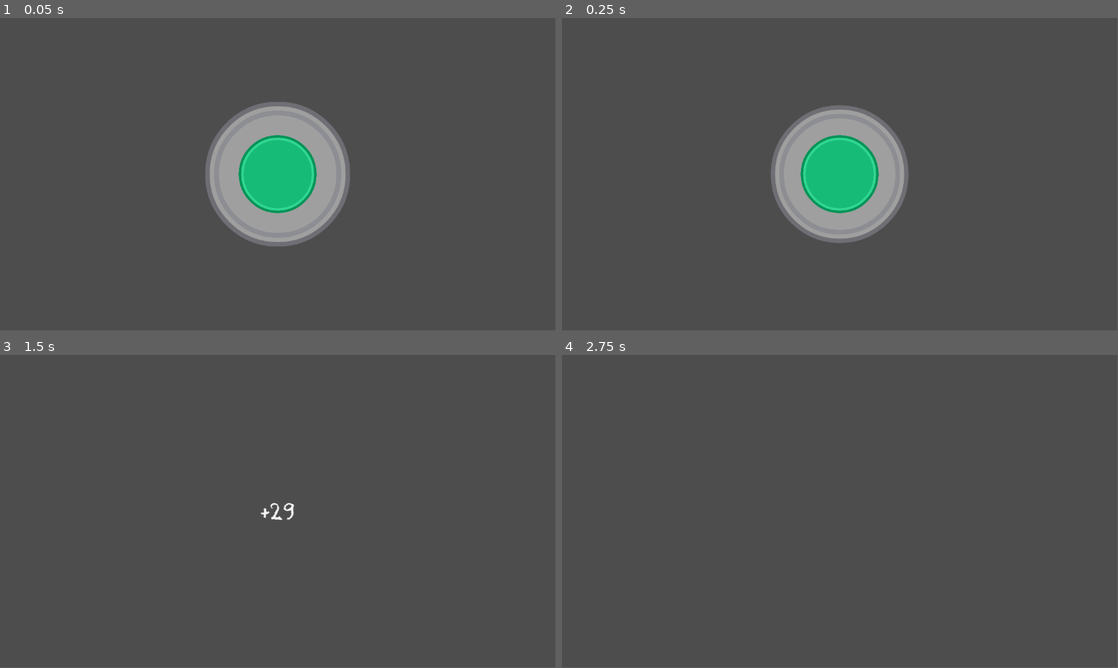
Above: before the commit, frames 1-4 (two rows, left to right).
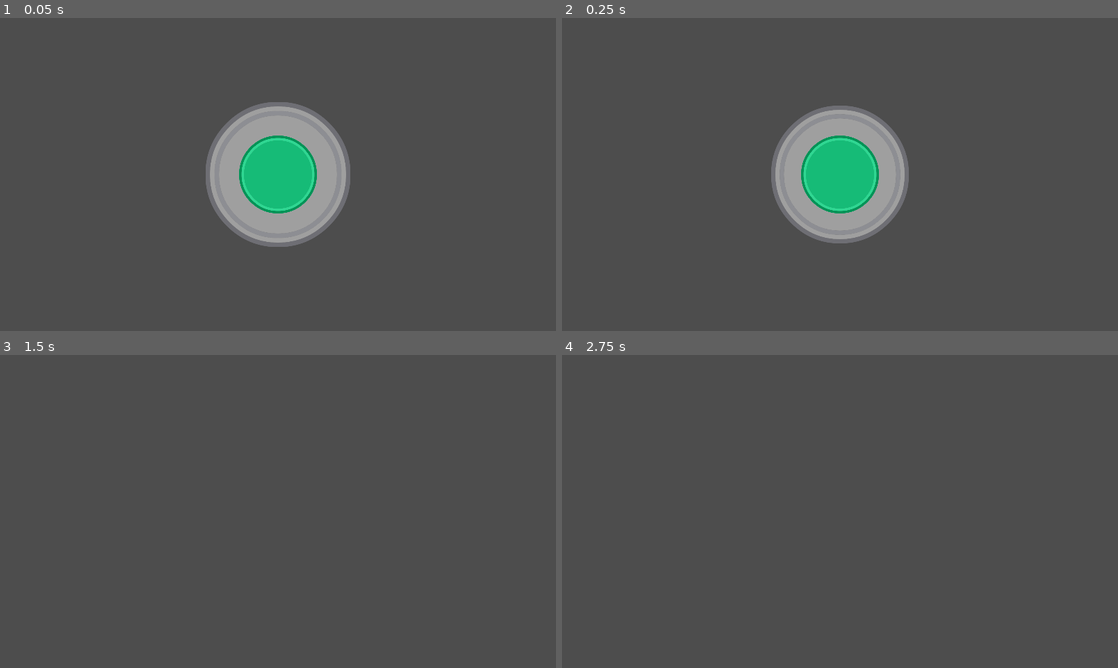
Above: after the commit, the same moments.

Repository: clarkm25/LonelyChildParkSimulator
Game: Godot game, scene res://scenes/components/quicktime_circle.tscn
Two runs of this game, one before a commit and one after it. Both use one fixed random seed, a clock stepped at 60 frames per second and the inputs below. This scene is started directly instead of the project's main scene.
Inputs (mouse positions are in pixels of both pictures, inside the frame that each line leads up to):
- Up to frame 1 (0.05 s): no input
- Up to frame 2 (0.25 s): no input
- Up to frame 3 (1.5 s): tap Enter (ui_accept) at 0.5, 0.77, 1.25 s; move the mouse to (400, 495) at 0.52 s; hold D (move_right) 0.53-1.28 s; hold Space (quicktime) 0.53-1.28 s; move the mouse to (166, 527) at 1.27 s; hold S (move_back) from 1.28 s (still down); click (166, 527) at 1.35 s
- Up to frame 4 (2.75 s): tap Enter (ui_accept) at 1.52, 2 s; tap Space (quicktime) at 1.55, 2.3 s; move the mouse to (895, 442) at 2.02 s; release S (move_back) at 2.03 s; hold D (move_right) from 2.03 s (still down); hold E (interact) from 2.03 s (still down)
In our replay, the window is 799x449 before the commit and 800x450 after it. These sizes can differ from the game's own. Grey fills any space a smaller window leaves; there, only what the larger window draws over its background counts as a difference.

The runs differ from the first frame. In frame 1, 0.3% of the frame differs, in the area x 37-63%, y 28-74%; in frame 2, 0.3%, in the area x 37-63%, y 29-72%; in frame 3, 0.1%; in frame 4, only the window size differs.
Error after the commit: Invalid access to property or key 'end' on a base object of type 'Window'. (res://scripts/components/ui/quicktime_circle.gd:14)

Commit message:
QTEs still not working, but getting really close.
computer's at 2% lol

Diff:
--- a/project.godot
+++ b/project.godot
@@ -15,6 +15,10 @@
 config/features=PackedStringArray("4.3", "Forward Plus")
 config/icon="res://icon.svg"
 
+[display]
+
+window/stretch/mode="canvas_items"
+
 [editor]
 
 naming/script_name_casing=2
@@ -26,6 +30,7 @@
 [global_group]
 
 player="Group for the player characterbody 3d"
+swing=""
 
 [input]
 
--- a/scenes/components/quicktime_circle.tscn
+++ b/scenes/components/quicktime_circle.tscn
@@ -82,6 +82,7 @@
 size_flags_horizontal = 4
 size_flags_vertical = 4
 script = ExtResource("1_r4k5d")
+speed = 3.0
 
 [node name="AnimationPlayer" type="AnimationPlayer" parent="."]
 root_node = NodePath("../Control")
@@ -135,4 +136,5 @@
 [node name="Timer" type="Timer" parent="."]
 one_shot = true
 
+[connection signal="visibility_changed" from="." to="." method="_on_visibility_changed"]
 [connection signal="timeout" from="Timer" to="." method="_on_timer_timeout"]
--- a/scenes/debug/lvl_debug.tscn
+++ b/scenes/debug/lvl_debug.tscn
@@ -42,10 +42,10 @@
 
 [sub_resource type="CapsuleShape3D" id="CapsuleShape3D_wyxm6"]
 
-[sub_resource type="CapsuleMesh" id="CapsuleMesh_4wag4"]
-
 [sub_resource type="BoxShape3D" id="BoxShape3D_fuvgw"]
 size = Vector3(0.01, 0.01, 1)
+
+[sub_resource type="CapsuleMesh" id="CapsuleMesh_4wag4"]
 
 [sub_resource type="Animation" id="Animation_jwo0j"]
 length = 0.001
@@ -119,9 +119,6 @@
 [node name="CollisionShape3D" type="CollisionShape3D" parent="Player"]
 shape = SubResource("CapsuleShape3D_wyxm6")
 
-[node name="MeshInstance3D" type="MeshInstance3D" parent="Player"]
-mesh = SubResource("CapsuleMesh_4wag4")
-
 [node name="Smoothing" type="Node3D" parent="Player"]
 transform = Transform3D(0.999999, 0.000802873, -0.000810099, -0.000802031, 0.999999, 0.00102896, 0.000810933, -0.00102831, 0.999999, 0, 0, 0)
 script = ExtResource("4_nddgh")
@@ -141,6 +138,11 @@
 [node name="CollisionShape3D" type="CollisionShape3D" parent="Player/Smoothing/Camera3D/SeatDetector"]
 shape = SubResource("BoxShape3D_fuvgw")
 
+[node name="MeshInstance3D" type="MeshInstance3D" parent="Player/Smoothing"]
+transform = Transform3D(1, -0.00080204, 0.000810925, 0.000802865, 0.999999, -0.00102831, -0.000810108, 0.00102896, 0.999999, 0, 0, 0)
+mesh = SubResource("CapsuleMesh_4wag4")
+skeleton = NodePath("../..")
+
 [node name="AnimationPlayer" type="AnimationPlayer" parent="Player"]
 libraries = {
 "": SubResource("AnimationLibrary_jfwwi")
--- /dev/null
+++ b/scenes/playground/swingset/qte.gd
@@ -0,0 +1,17 @@
+extends Node3D
+
+@onready var quicktime_circle = preload("res://scenes/components/quicktime_circle.tscn")
+var playing := false
+
+signal end(points)
+
+func play():
+	if !playing:
+		playing = true
+		var circle = quicktime_circle.instantiate()
+		add_child(circle)
+		Engine.time_scale = 0.2
+
+func stop():
+	if playing:
+		playing = false
--- a/scenes/playground/swingset/swings.tscn
+++ b/scenes/playground/swingset/swings.tscn
@@ -1,11 +1,11 @@
-[gd_scene load_steps=12 format=3 uid="uid://bdbf6a6rgn8uv"]
+[gd_scene load_steps=10 format=3 uid="uid://bdbf6a6rgn8uv"]
 
 [ext_resource type="ArrayMesh" uid="uid://bk0ojrtynixyk" path="res://assets/models/playground/swingset/Cylinder_022.res" id="1_vdsso"]
 [ext_resource type="Script" path="res://scripts/playground/swingset_seat.gd" id="2_py7hx"]
 [ext_resource type="ArrayMesh" uid="uid://d08x5xihh2asv" path="res://assets/models/playground/swingset/Plane_009.res" id="3_27e10"]
-[ext_resource type="Material" uid="uid://b7fg3sb5iio2d" path="res://assets/materials/glow_shader.tres" id="3_d5ept"]
+[ext_resource type="Material" path="res://assets/materials/glow_shader.tres" id="3_d5ept"]
 [ext_resource type="Script" path="res://addons/smoothing/smoothing.gd" id="3_i4fko"]
-[ext_resource type="PackedScene" uid="uid://bl22ychxgwf31" path="res://scenes/components/quicktime_collision.tscn" id="6_oqrsu"]
+[ext_resource type="Script" path="res://scenes/playground/swingset/qte.gd" id="6_qfivr"]
 
 [sub_resource type="PhysicsMaterial" id="PhysicsMaterial_yi2uq"]
 friction = 0.5
@@ -16,16 +16,9 @@
 
 [sub_resource type="BoxShape3D" id="BoxShape3D_nw8l7"]
 
-[sub_resource type="InputEventAction" id="InputEventAction_3cud8"]
-action = &"quicktime"
-event_index = 0
-
-[sub_resource type="BoxShape3D" id="BoxShape3D_d7pv5"]
-size = Vector3(0.001, 1, 0.001)
-
 [node name="Swings" type="Node3D"]
 
-[node name="SwingsetSeat" type="RigidBody3D" parent="." node_paths=PackedStringArray("player_seated_location", "hover_detector", "highlight_target")]
+[node name="SwingsetSeat" type="RigidBody3D" parent="." node_paths=PackedStringArray("player_seated_location", "hover_detector", "highlight_target") groups=["swing"]]
 transform = Transform3D(1, 0, 0, 0, 1, 0, 0, 0, 1, 0, 0.5, 0)
 collision_layer = 16
 collision_mask = 16
@@ -69,30 +62,13 @@
 [node name="HingeJoint3D" type="HingeJoint3D" parent="."]
 transform = Transform3D(-4.37114e-08, 0, 1, 0, 1, 0, -1, 0, -4.37114e-08, 0, 3.0841, 0)
 node_b = NodePath("../SwingsetSeat")
-params/bias = 0.99
 
 [node name="QTE" type="Node3D" parent="."]
-process_mode = 4
-transform = Transform3D(1, 0, 0, 0, 1, 0, 0, 0, 1, 0, 1.2628, -1.03239)
+script = ExtResource("6_qfivr")
 
-[node name="Quicktime" parent="QTE" node_paths=PackedStringArray("start_tracker_area", "end_tracker_area") instance=ExtResource("6_oqrsu")]
-start_tracker_area = NodePath("../QuicktimeStartTrigger")
-end_tracker_area = NodePath("../QuicktimeEndTrigger")
-action_to_press = SubResource("InputEventAction_3cud8")
-timescale = 0.25
+[node name="CenterChecker" type="RayCast3D" parent="QTE"]
+transform = Transform3D(1, 0, 0, 0, 1, 0, 0, 0, 1, 0, 0.000914335, 0)
+target_position = Vector3(0, 1, 0)
+collision_mask = 16
 
-[node name="QuicktimeStartTrigger" type="Area3D" parent="QTE"]
-transform = Transform3D(1, 0, 0, 0, 1, 0, 0, 0, 1, 0, -0.66, 1.41283)
-collision_layer = 8
-collision_mask = 29
-
-[node name="CollisionShape3D" type="CollisionShape3D" parent="QTE/QuicktimeStartTrigger"]
-shape = SubResource("BoxShape3D_d7pv5")
-
-[node name="QuicktimeEndTrigger" type="Area3D" parent="QTE"]
-transform = Transform3D(1, 0, 0, 0, 1, 0, 0, 0, 1, 0, -0.608959, 0.58254)
-collision_layer = 8
-collision_mask = 29
-
-[node name="CollisionShape3D2" type="CollisionShape3D" parent="QTE/QuicktimeEndTrigger"]
-shape = SubResource("BoxShape3D_d7pv5")
+[connection signal="end" from="QTE" to="SwingsetSeat" method="_on_qte_end"]
--- a/scripts/components/ui/quicktime_circle.gd
+++ b/scripts/components/ui/quicktime_circle.gd
@@ -4,9 +4,16 @@
 @export var speed := 1.5
 @onready var score_label : Label = $num
 
+signal qte_start
+signal qte_end
+
 func _input(event):
 	if event.is_action_pressed("quicktime"):
 		$Control.hide()
+		$AnimationPlayer.pause()
+		get_parent().end.emit(score)
+		get_parent().stop()
+
 		if score == 100:
 			score_label.text = "perfect!\n+100"
 		else:
@@ -16,13 +23,8 @@
 			score_label.label_settings.font_color = Color("16bb77")
 		else:
 			score_label.label_settings.font_color = Color.WHITE_SMOKE
-
 		score_label.show()
 		$Timer.start()
 
-
 func _on_timer_timeout():
-	score_label.hide()
-	$Control.show()
-	hide()
-	score = 0
+	queue_free()
--- a/scripts/playground/swingset_seat.gd
+++ b/scripts/playground/swingset_seat.gd
@@ -1,15 +1,35 @@
 extends SittableRigidbody
 
-@onready var qte = $"../QTE/Quicktime"
+@onready var qte = $"../QTE/"
+var qte_active := false
+var direction := 0
+
+var previous_z_value := 0
 func _ready():
 	super()
 
 func _physics_process(delta):
 	if entered:
-		if Input.is_action_just_pressed("move_forward"):
-			apply_central_impulse(Vector3(0, 0, -30))
-		if Input.is_action_just_pressed("move_back"):
-			apply_central_impulse(Vector3(0, 0, 30))
+		#if linear_velocity.z == 0:
+			#qte.play()
+		#elif (linear_velocity.z*previous_z_value < 0) and !qte.playing:
+			#qte.play()
+
+		if linear_velocity.is_zero_approx() and !qte.playing:
+			qte.play()
+
+		var raycast_collision = $"../QTE/CenterChecker".get_collider()
+		if raycast_collision:
+			if linear_velocity.z > 0:
+				direction = -1
+			elif linear_velocity.z < 0:
+				direction = 1
+			elif linear_velocity.z == 0:
+				direction = 0
+
+			print(direction)
+		previous_z_value = linear_velocity.z
+
 
 func _custom_exit_behavior():
 	# set player position and velocity to that of the swings so you fly off
@@ -22,3 +42,10 @@
 
 	player.anim_player.play("flip")
 	player.move_and_slide()
+
+
+func _on_qte_end(points: Variant) -> void:
+	Engine.time_scale = 1
+	if direction == 0:
+		direction = -1
+	apply_central_impulse(Vector3(0,0,direction*30))
Not shown: 1 places in scenes/components/quicktime_circle.tscn that only renumber resources
Not shown: 1 places in scenes/components/quicktime_collision.tscn that only renumber resources
Not shown: 1 places in scenes/playground/carousel/carousel.tscn that only renumber resources
